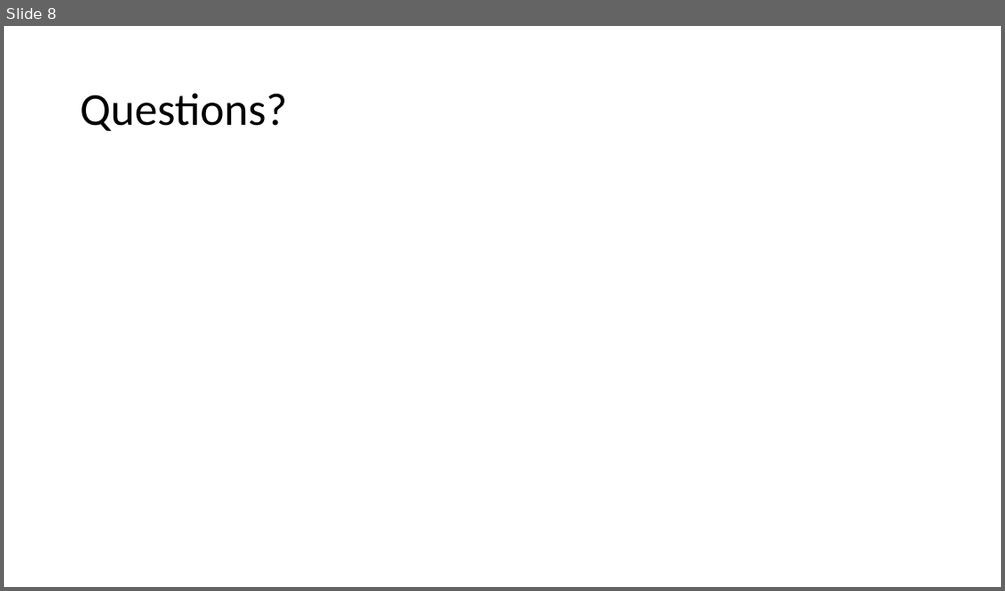
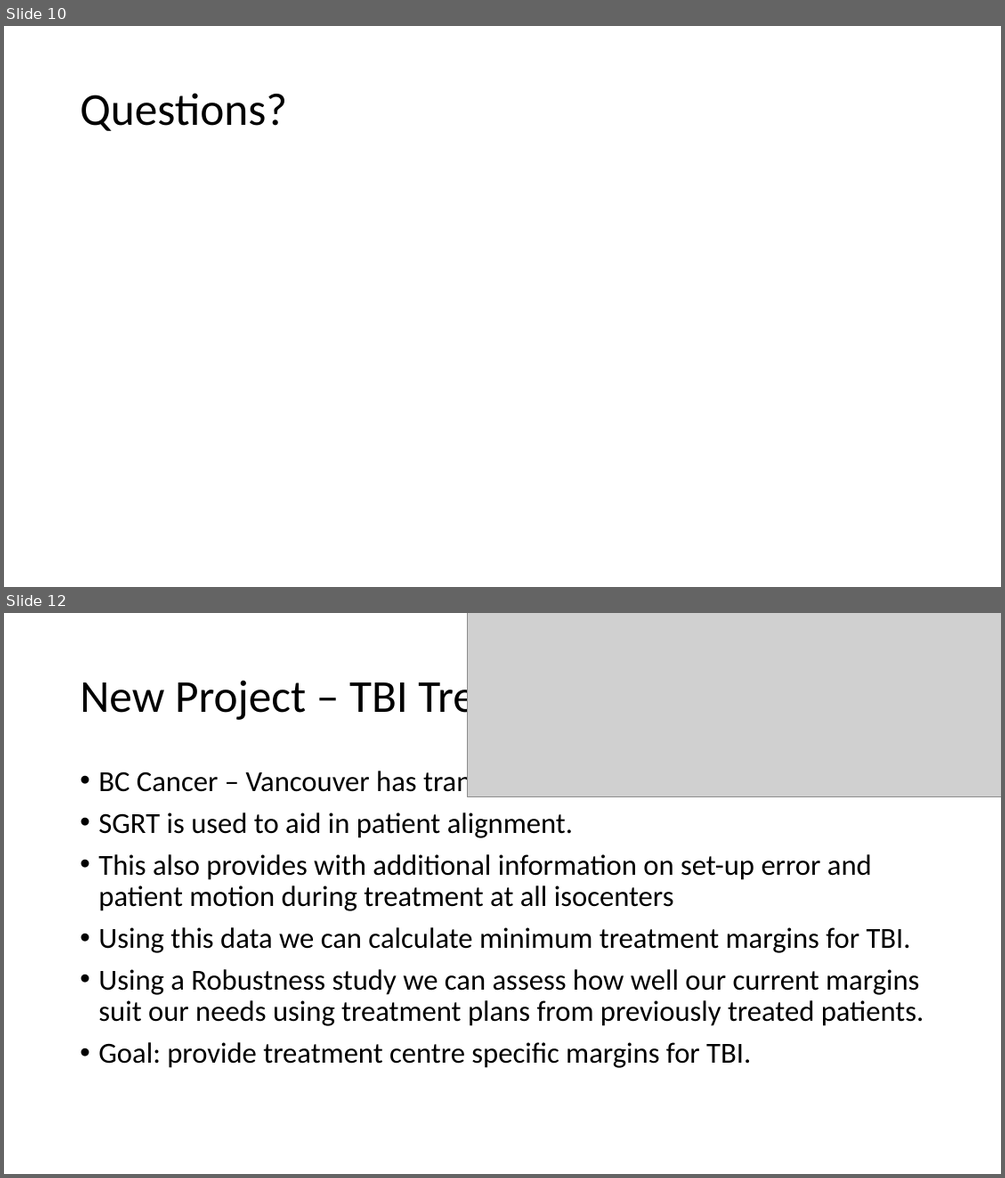
Before and after one commit to CNorthwayMedPhys/Full-Body-Flow-Model-Project, a slide deck: Working Documents/Committee Meeting.pptx. Shown one above the other, each under a label of ours: slide 8 before the commit, slides 10 and 12 after it; the slides between them are not shown. The pictures are 1005x591 and 1005x1178 pixels, drawn with LibreOffice and Linux fonts; fonts in the diff are those of the drawing; grey boxes stand for pictures. Boxes give left, top, right and bottom in pixels: in the first picture for what was removed or moved away, otherwise in the second. Text is boxed around its words. In the diff, an @@ line names an element or a change of style, - is before the commit and + after.

```diff
--- a/Working Documents/Committee Meeting.pptx
+++ b/Working Documents/Committee Meeting.pptx
@@ slide 12 added at <box>4,613,1001,1174</box>, background #FFFFFF @@
@@ picture added at <box>468,613,1001,797</box> @@
@@ title added at <box>80,674,819,953</box>, 44 pt, text #000000 @@
+New Project – TBI Treatment Margins
@@ text added at <box>98,767,924,1068</box>, 28 pt, text #000000 @@
+• BC Cancer – Vancouver has transitioned to VMAT TBI.
+• SGRT is used to aid in patient alignment.
+• This also provides with additional information on set-up error and patient motion during treatment at all isocenters
+• Using this data we can calculate minimum treatment margins for TBI.
+• Using a Robustness study we can assess how well our current margins suit our needs using treatment plans from previously treated patients.
+• Goal: provide treatment centre specific margins for TBI.
@@ what was slide 8 is now slide 10 @@
```
Also in this commit, not shown: 3 slides changed, 5 other slides added, 1 slide removed, 2 other files.
